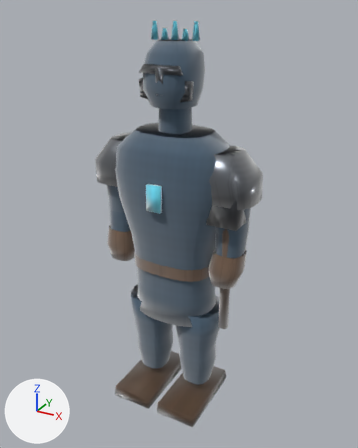
An edit to the glTF model public/assets/models/characters/boss.glb, drawn before and after from the same camera.
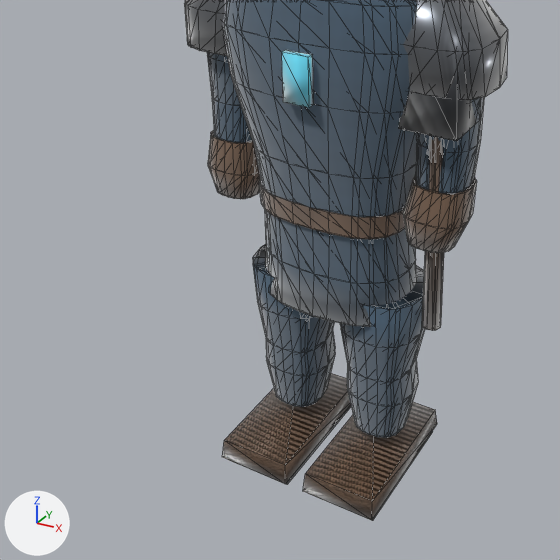
There are two pictures of each version: one whole from a camera (50 mm lens) standing at (1.162, -2.077, 2.108) and looking at (0.026, -0.011, 1.076), one close up on the part from 0% to 81% of the width and 35% to 100% of the height. Lighting does not change. The marker at lower left points along +X, +Y and +Z. The older version's two pictures come first. The close-ups show mesh edges as thin lines. Where no turn or scale is listed for an object, it has been applied to the vertices. Vertices at exactly the same position are counted once.

Names of what the first close-up shows: 'LOD0_PROD_body', 'LOD0_PROD_weapon', 'LOD1_PROD_body', 'LOD2_PROD_body' and 1 more.
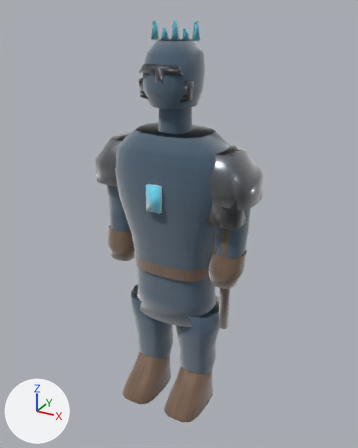
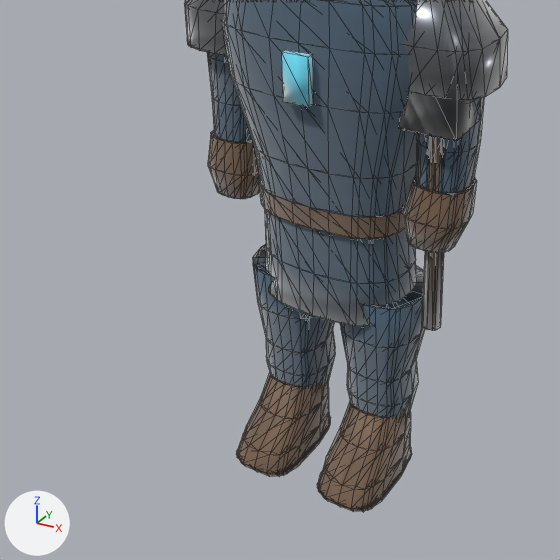
Pixel boxes (x1, y1, x2, y2) of what changed, in the close-ups (560 x 560 px):
'LOD0_PROD_body', reshaped: before (185, 0, 508, 521); after (185, 0, 508, 512)
'LOD1_PROD_body', reshaped: before (184, 0, 474, 500); after (184, 0, 474, 509)
'LOD2_PROD_body', reshaped: before (188, 0, 473, 501); after (188, 0, 473, 512)
part 1 of me_lod0_prod_body_015, rebuilt: before (372, 431, 433, 521); after (317, 453, 412, 512)
part 2 of me_lod0_prod_body_015, rebuilt (30% narrower): before (303, 410, 437, 520); after (318, 401, 411, 509)
part 3 of me_lod0_prod_body_015, rebuilt: before (286, 405, 351, 484); after (236, 415, 330, 477)
part 4 of me_lod0_prod_body_015, rebuilt: before (222, 373, 351, 484); after (238, 372, 329, 473)
part 5 of me_lod1_prod_body_015, rebuilt (not visible before): after (238, 374, 306, 470)
part 6 of me_lod1_prod_body_015, rebuilt: before (372, 402, 435, 500); after (318, 405, 390, 506)
part 7 of me_lod2_prod_body_015, added: after (238, 377, 301, 473)
part 8 of me_lod2_prod_body_015, added: after (320, 406, 385, 509)
part 9 of me_lod2_prod_body_015, deleted (brown): before (305, 415, 373, 501)

The change, as a diff of the scene's bpy script:
```diff
--- a/public/assets/models/characters/boss.glb.py
+++ b/public/assets/models/characters/boss.glb.py
@@ me_lod0_prod_body_015 @@
 # used by ob_lod0_prod_body; location = (0.0, 0.0, 0.0)
-me_lod0_prod_body_015.from_pydata(...)  # 919 vertices, 1548 faces; spans x -0.44..0.44, y -0.28..0.18, z 0.0..2.05
+me_lod0_prod_body_015.from_pydata(...)  # 1061 vertices, 1808 faces; spans x -0.44..0.44, y -0.27..0.18, z 0.01..2.05
+# me_lod0_prod_body_015 part 1: the loose piece of 8 vertices spanning x 0.04..0.25, y -0.25..0.16, z 0.0..0.05 is rebuilt with 30 vertices and now spans x 0.03..0.25, y -0.27..0.05, z 0.01..0.03, in mat_mat_boss_leather
+# me_lod0_prod_body_015 part 2: the loose piece of 8 vertices spanning x 0.03..0.25, y -0.28..0.17, z 0.03..0.09 is rebuilt with 57 vertices and now spans x 0.04..0.25, y -0.27..0.07, z 0.03..0.22
+# me_lod0_prod_body_015 part 3: the loose piece of 8 vertices spanning x -0.25..-0.04, y -0.25..0.16, z 0.0..0.05 is rebuilt with 30 vertices and now spans x -0.25..-0.03, y -0.27..0.05, z 0.01..0.03, in mat_mat_boss_leather
+# me_lod0_prod_body_015 part 4: the loose piece of 8 vertices spanning x -0.25..-0.03, y -0.28..0.17, z 0.03..0.09 is rebuilt with 57 vertices and now spans x -0.25..-0.04, y -0.27..0.07, z 0.03..0.22
 me_lod0_prod_body_015.materials.append(mat_mat_boss_body)
@@ me_lod1_prod_body_015 @@
 # used by ob_lod1_prod_body; location = (0.0, 0.0, 0.0)
-me_lod1_prod_body_015.from_pydata(...)  # 577 vertices, 954 faces; spans x -0.44..0.44, y -0.28..0.18, z 0.0..2.05
+me_lod1_prod_body_015.from_pydata(...)  # 647 vertices, 1082 faces; spans x -0.44..0.44, y -0.27..0.18, z 0.01..2.05
+# me_lod1_prod_body_015 part 5: the loose piece of 8 vertices spanning x -0.25..-0.03, y -0.28..0.17, z 0.03..0.09 is rebuilt with 33 vertices and now spans x -0.25..-0.04, y -0.27..0.08, z 0.03..0.22
+# me_lod1_prod_body_015 part 6: the loose piece of 8 vertices spanning x 0.03..0.25, y -0.28..0.17, z 0.03..0.09 is rebuilt with 33 vertices and now spans x 0.04..0.25, y -0.27..0.08, z 0.03..0.22
+# other edits to the shape of me_lod1_prod_body_015 do not show in these pictures
 me_lod1_prod_body_015.materials.append(mat_mat_boss_body)
@@ me_lod2_prod_body_015 @@
 # used by ob_lod2_prod_body; location = (0.0, 0.0, 0.0)
-me_lod2_prod_body_015.from_pydata(...)  # 397 vertices, 654 faces; spans x -0.44..0.44, y -0.28..0.18, z 0.0..2.05
+me_lod2_prod_body_015.from_pydata(...)  # 443 vertices, 738 faces; spans x -0.44..0.44, y -0.26..0.18, z 0.01..2.05
+# me_lod2_prod_body_015 part 7: a new loose piece of 25 vertices spanning x -0.25..-0.04, y -0.26..0.07, z 0.03..0.22, in mat_mat_boss_body
+# me_lod2_prod_body_015 part 8: a new loose piece of 25 vertices spanning x 0.04..0.25, y -0.26..0.07, z 0.03..0.22, in mat_mat_boss_body
+# me_lod2_prod_body_015 part 9
+# 16 vertices are removed from x -0.25..0.25, y -0.28..0.17, z 0.03..0.09
+# 24 faces are deleted
+# other edits to the shape of me_lod2_prod_body_015 do not show in these pictures
 me_lod2_prod_body_015.materials.append(mat_mat_boss_body)
```
